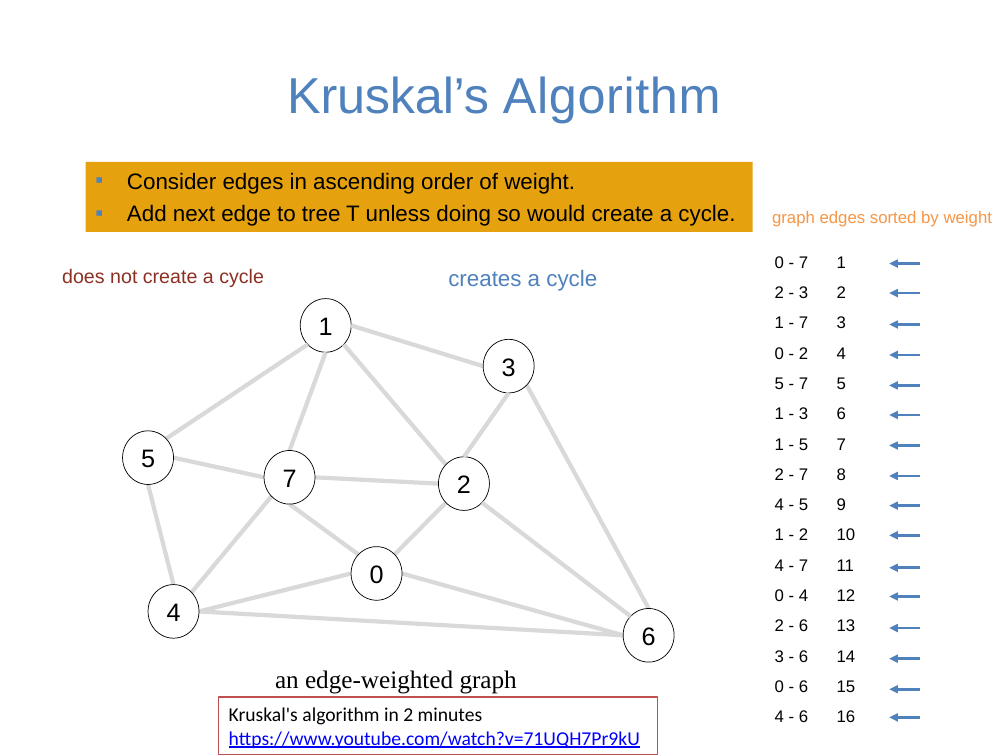
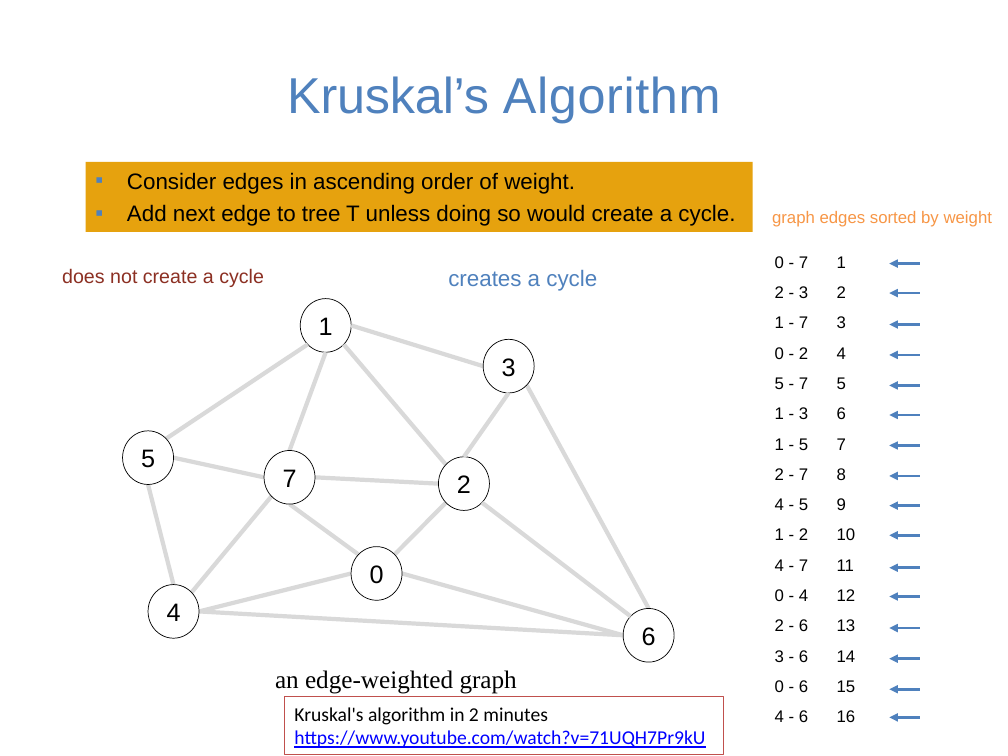
Before and after one commit to guhofstra/CSC111Fa25, a slide deck: slide 5 of PPTs/Lecture 12-minimum spanning trees.pptx. Drawn at 1008x756 pixels with LibreOffice and Linux fonts; fonts in the diff are those of the drawing. Boxes give left, top, right and bottom in pixels: in the first picture for what was removed or moved away, otherwise in the second. Text is boxed around its words. In the diff, an @@ line names an element or a change of style, - is before the commit and + after.

```diff
--- a/PPTs/Lecture 12-minimum spanning trees.pptx
+++ b/PPTs/Lecture 12-minimum spanning trees.pptx
@@ rectangle "Kruskal's algorithm in 2 minutes": place and size @@
-rectangle "Kruskal's algorithm in 2 minutes" at bbox=[219, 698, 657, 755]
+rectangle "Kruskal's algorithm in 2 minutes" at bbox=[284, 697, 723, 754]
```
Also in this commit, not shown: 2 other slides changed, 5 other files.
